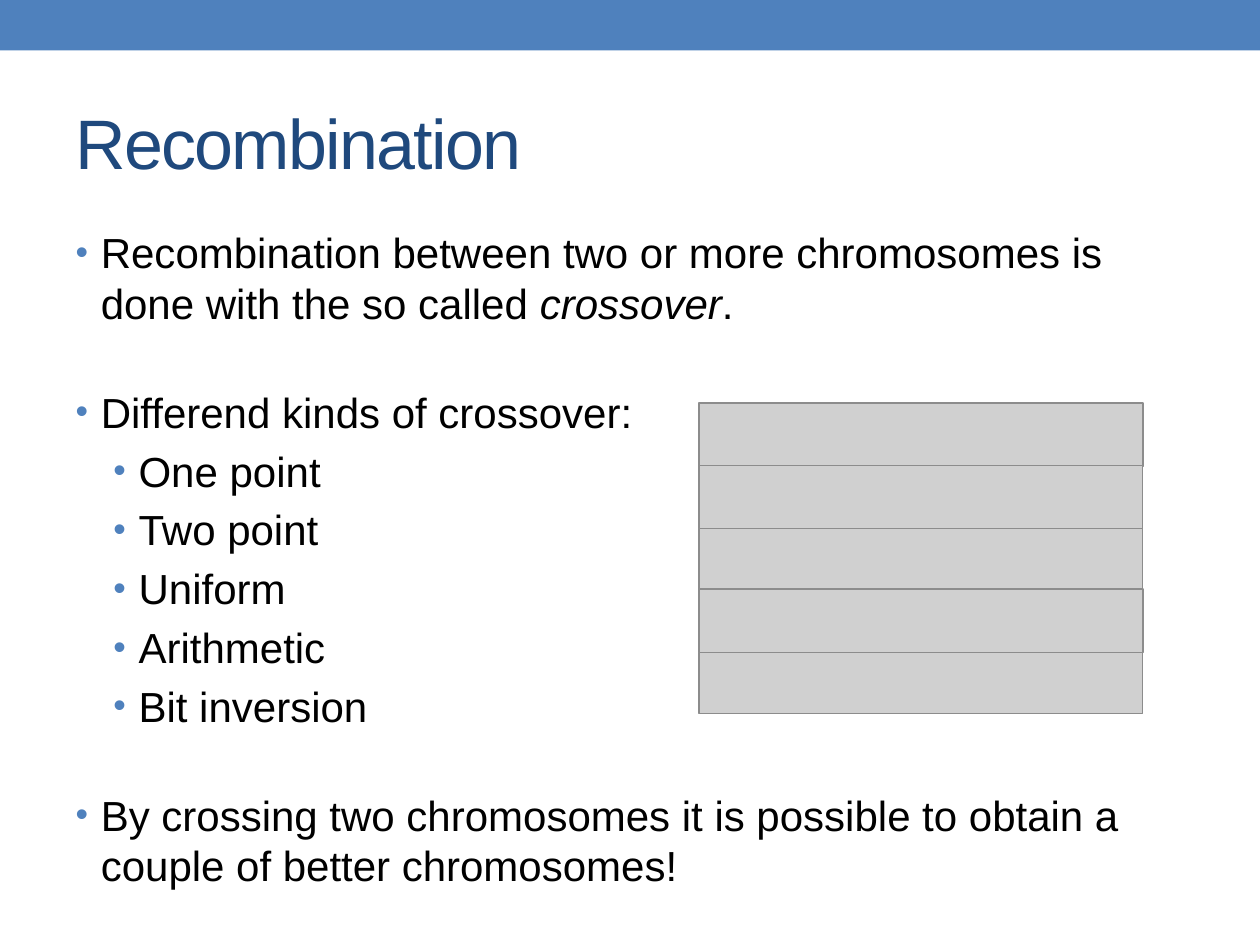
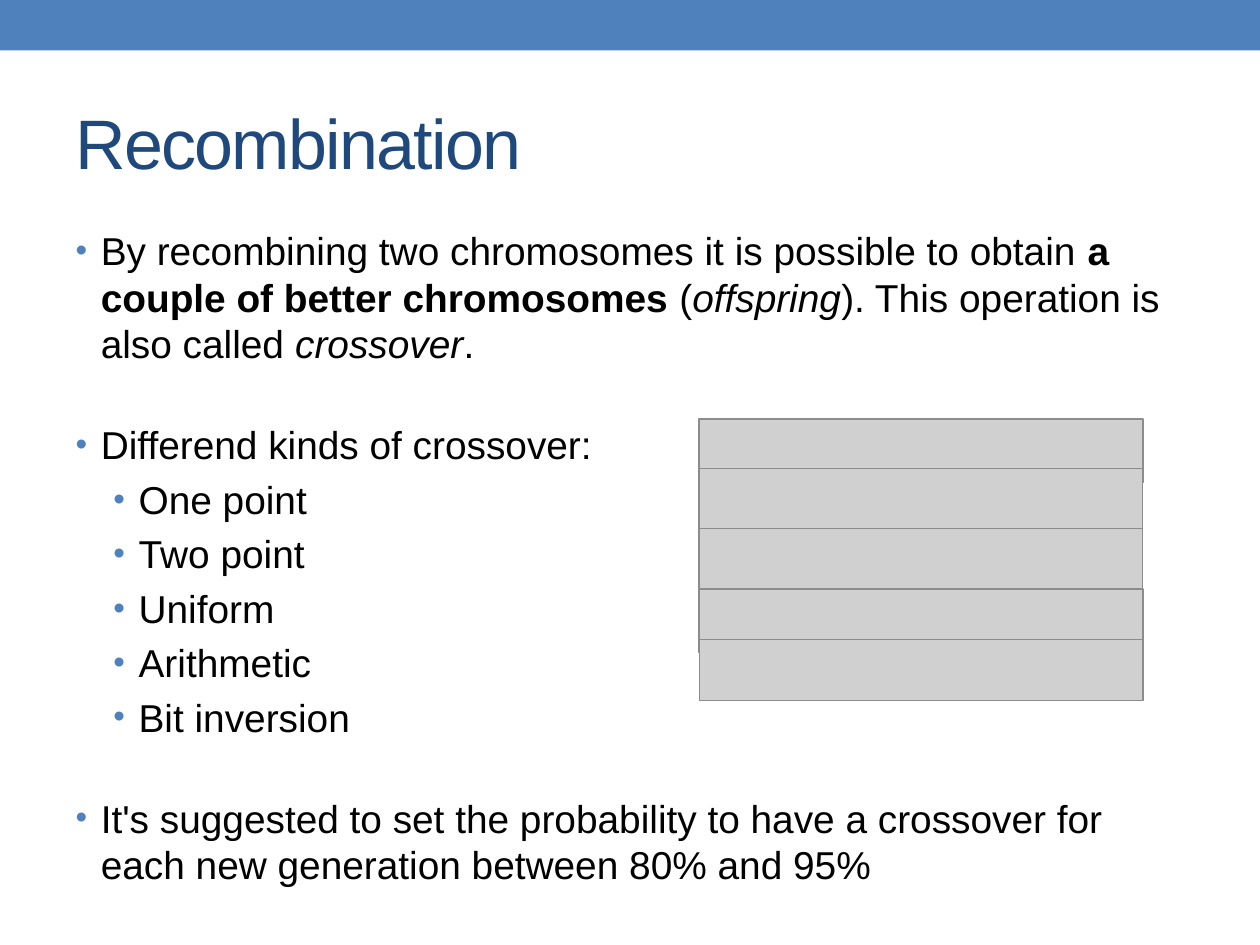
Before and after one commit to alessandrofrancesconi/carwin, a slide deck: slide 21 of presentation.pptx. Drawn at 1260x945 pixels with LibreOffice and Linux fonts; fonts in the diff are those of the drawing; grey boxes stand for pictures. Boxes give left, top, right and bottom in pixels: in the first picture for what was removed or moved away, otherwise in the second. Text is boxed around its words. In the diff, an @@ line names an element or a change of style, - is before the commit and + after.

Commit message:
Presentation updated

```diff
--- a/presentation.pptx
+++ b/presentation.pptx
@@ text at <box>101,237,1160,359</box>: text changed; size 24 to 22.2 pt @@
-• Recombination between two or more chromosomes is done with the so called crossover.
+• By recombining two chromosomes it is possible to obtain a couple of better chromosomes (offspring). This operation is also called crossover.
@@ picture: place and size @@
-picture at <box>699,403,1143,466</box>
+picture at <box>699,418,1143,481</box>
@@ text at <box>101,431,592,733</box>: size 24 to 22.2 pt in "Differend kinds of crossover:", "One point", "Two point", "Uniform" and 2 more places @@
@@ picture: place and size @@
-picture at <box>699,465,1143,528</box>
+picture at <box>699,469,1143,532</box>
@@ picture: place and size @@
-picture at <box>699,653,1143,714</box>
+picture at <box>699,639,1143,701</box>
@@ text at <box>101,805,1102,887</box>: text changed; size 24 to 22.2 pt @@
-• By crossing two chromosomes it is possible to obtain a couple of better chromosomes!
+• It's suggested to set the probability to have a crossover for each new generation between 80% and 95%
```
Also in this commit, not shown: 6 other slides changed, 3 slides added, 1 other file.
